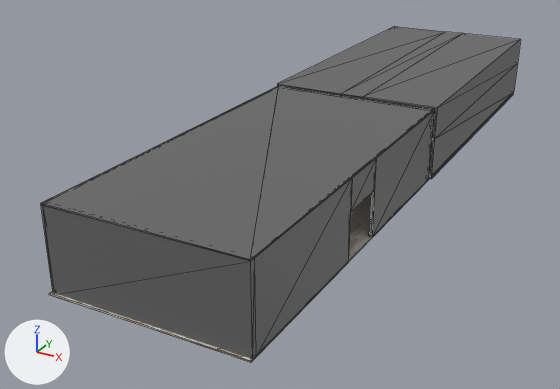
What one commit did to the COLLADA model models/two_rooms2.dae.
Rendered twice from a 50 mm camera at (12.4, -14.7, 12.3) aimed at (-2.1, 11.7, -0.9). Arrows for +X, +Y and +Z are at lower left; the lights stay in place. Mesh edges are drawn as thin lines. Where no turn or scale is listed for an object, it has been applied to the vertices. Vertices at the same position are counted once.
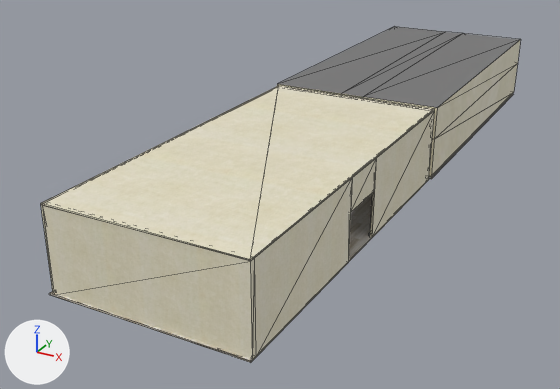
Changed parts and their boxes [x1, y1, x2, y2] in the pictures (560 x 389 px):
'Box013', surface changed (grey to white): [41, 27, 520, 362] in both
part 1 of me_box013, surface changed: [277, 40, 520, 236] in both
part 2 of me_box013, recoloured: [429, 94, 513, 179] in both
part 3 of me_box013, recoloured: [278, 27, 520, 108] in both

The change, as a list of edits to the scene's bpy script:
```text
Add img_repeating_art_paper_background_jpg:
    img_repeating_art_paper_background_jpg = load_image('repeating-art-paper-background.jpg', 'images/repeating-art-paper-background.jpg', 256, 256, 'sRGB')
Change mat_walls:
    remove mat_walls.base_color = (0.133, 0.133, 0.133)  # dark grey #666666
    add mat_walls.texture = img_repeating_art_paper_background_jpg
Add mat_material__6:
    mat_material__6 = principled_material('Material__6')
    mat_material__6.base_color = (0.188, 0.188, 0.188)  # grey #787878
    mat_material__6.roughness = 0.64
Change me_box013:
    where me_box013.from_pydata(...)  # 170 vertices, 280 faces; spans x -3.6..3.6, y -0.2..28.3, z 0.0..3.1
    used by ob_box013; location = (0.0, 0.0, 0.0)
    me_box013 part 1: 196 kept faces spanning x -3.6..3.6, y -0.1..28.3, z 0.0..3.1 get new texture (UV) coordinates
    me_box013 part 2: 32 faces spanning x -3.6..3.6, y 14.1..28.3, z 0.0..0.1 switch from mat_walls (dark grey #666666) to mat_material__5 (its picture is missing)
    me_box013 part 3: 8 faces spanning x -3.6..3.6, y -0.1..28.3, z 3.0..3.1 switch from mat_walls (dark grey #666666) to mat_material__6 (grey #787878)
```
